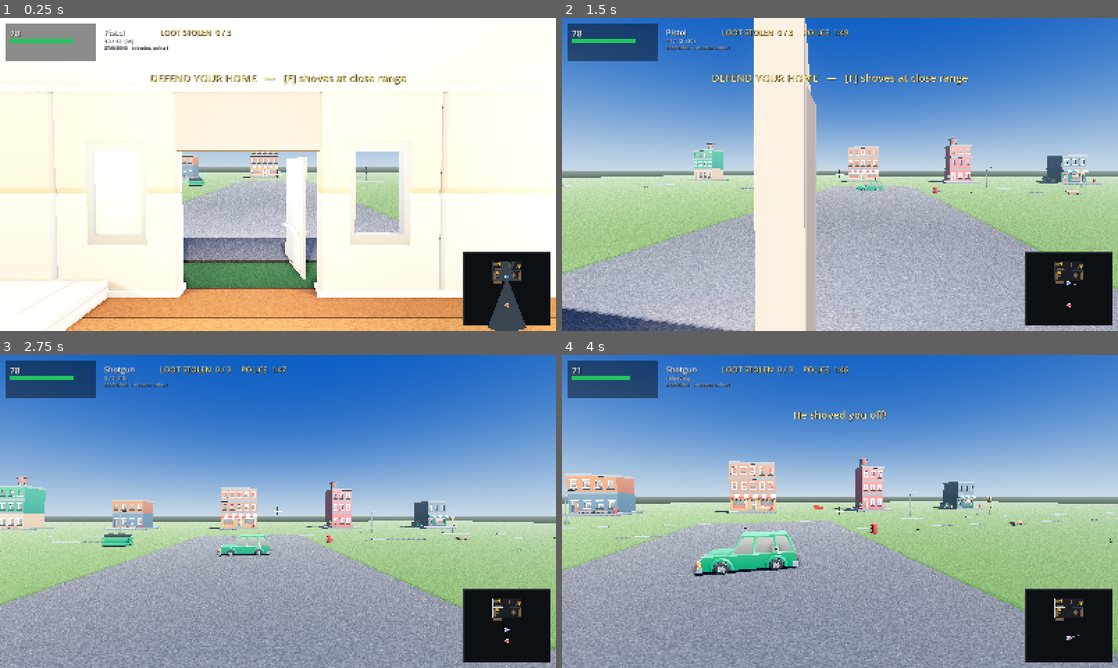
Above: before the commit, frames 1-4 (two rows, left to right).
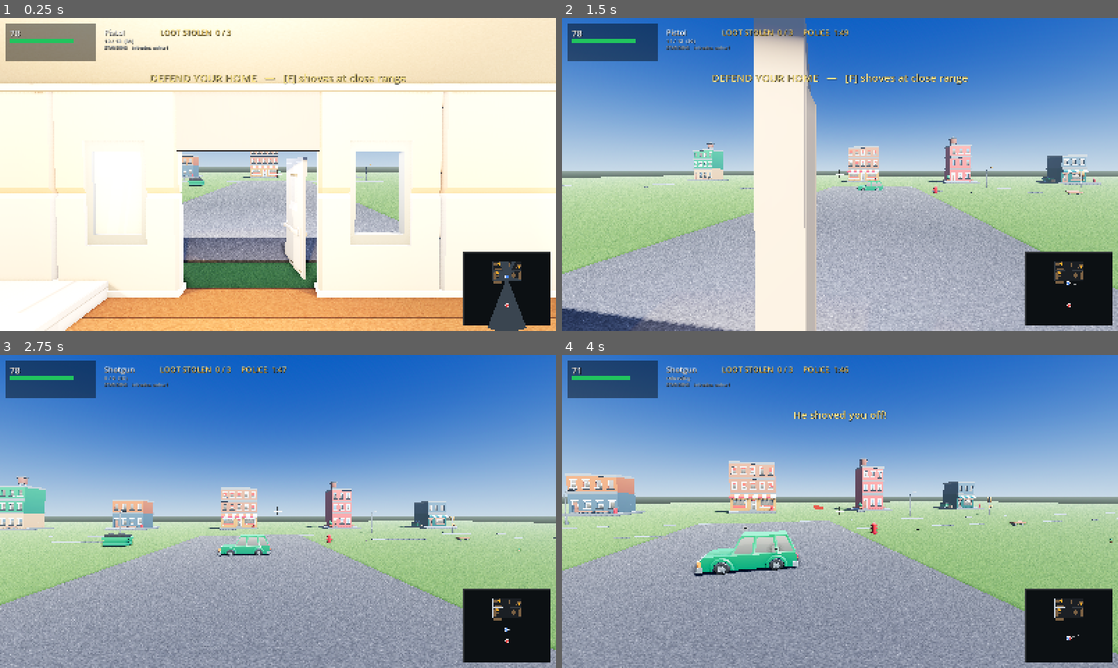
Above: after the commit, the same moments.

Repository: richardbrandel/home-invasion-godot
Game: Godot game, scene res://scenes/main.tscn
The game is run twice, just before and just after one commit, with the same random seed, the same clock (stepped at 60 frames per second) and the same inputs.
Inputs (mouse positions are in pixels of both pictures, inside the frame that each line leads up to):
- Up to frame 1 (0.25 s): no input
- Up to frame 2 (1.5 s): tap Enter at 0.5, 0.6 s; move the mouse to (867, 174) at 0.52 s; hold W from 0.53 s (still down); click (867, 174) at 0.67 s; move the mouse to (812, 174) at 1.27 s; tap 1 at 1.35 s
- Up to frame 3 (2.75 s): keep holding W; move the mouse to (289, 505) at 2.02 s; tap 2 at 2.1 s
- Up to frame 4 (4 s): keep holding W; move the mouse to (834, 517) at 2.77 s; tap F at 2.85 s; click (834, 517) at 2.92 s; move the mouse to (878, 514) at 3.52 s; tap R at 3.6 s

The runs differ from the first frame. In frame 1, 19% of the frame differs, in the area x 0-100%, y 0-93%; in frame 2, 1.1%; in frame 3, less than 0.1%; in frame 4, nothing differs.

Commit message:
Light the rooms from the new ceiling, and give the intruder some detail
Two things the 3 m ceiling broke, and Richard's item 24.

- Every interior practical was at y = 2.0 or 1.9 because that WAS the ceiling. At
  3.0 they hung nine-tenths of a metre below their own light fitting with the light
  visibly coming from nowhere. Raised to 2.7-2.8. The floor lamp goes the other
  way: it was 0.9 m from a wall with energy 5.0 and range 4.5, which is the patch of
  blown-out plaster in the living room. Now energy 3.0, range 3.4.

- The intruder's body multiplier was 0.24, dark enough that every tonal boundary in
  the character's own texture vanished and he rendered as a flat silhouette. It
  MULTIPLIES that texture rather than replacing it, so the detail was always there
  to recover -- lifted to 0.34. The kit pieces are now deliberately different tones
  from each other (grey beanie, near-black gloves, olive canvas bag) instead of one
  near-black for all three, which is what made him read as a single shape.

Deliberately NOT lifted further: the mesh is a shirtless man on a skin texture, so
past about 0.45 the torso reads as bare skin instead of clothing.

Heist 7/7, wallshot clean, 91 + 41 tests pass.

Diff:
--- a/scripts/actor.gd
+++ b/scripts/actor.gd
@@ -536,22 +536,33 @@
 		var src := mi.get_active_material(0)
 		if src is StandardMaterial3D and mi.material_override == null:
 			var dup := (src as StandardMaterial3D).duplicate() as StandardMaterial3D
-			dup.albedo_color = dup.albedo_color * Color(0.24, 0.25, 0.30)
+			# 0.24 was so dark that every tonal boundary in the character's own texture
+			# vanished and he rendered as a flat silhouette. Richard: "the thief is all
+			# black, we need some detail." This MULTIPLIES the existing texture rather than
+			# replacing it, so the detail was always there to recover — it just needed
+			# lifting above the point where the tonemapper crushes it to black.
+			dup.albedo_color = dup.albedo_color * Color(0.34, 0.35, 0.41)
 			mi.material_override = dup
 
-	var dark := StandardMaterial3D.new()
-	dark.albedo_color = Color(0.045, 0.048, 0.060)
-	dark.roughness = 0.88
+	# Kit pieces are deliberately DIFFERENT tones from each other and from the body. A single
+	# near-black for all of them is what made him read as one shape.
+	var hat := StandardMaterial3D.new()
+	hat.albedo_color = Color(0.150, 0.152, 0.175)
+	hat.roughness = 0.94
+	var glove := StandardMaterial3D.new()
+	glove.albedo_color = Color(0.070, 0.071, 0.082)
+	glove.roughness = 0.80
 	var cloth := StandardMaterial3D.new()
-	cloth.albedo_color = Color(0.085, 0.092, 0.115)
-	cloth.roughness = 0.96
-
-	_beanie = _part(kit_root, _cyl(0.098, 0.082, 0.105), Vector3.ZERO, dark)
+	# a worn olive canvas, so the bag is legible against him and against the world
+	cloth.albedo_color = Color(0.215, 0.205, 0.155)
+	cloth.roughness = 0.97
+
+	_beanie = _part(kit_root, _cyl(0.098, 0.082, 0.105), Vector3.ZERO, hat)
 	_beanie.name = "Beanie"
 	_bag = _part(kit_root, _box(0.28, 0.32, 0.13), Vector3.ZERO, cloth)
 	_bag.name = "Holdall"
 	for i in 2:
-		var g := _part(kit_root, _box(0.082, 0.098, 0.150), Vector3.ZERO, dark)
+		var g := _part(kit_root, _box(0.082, 0.098, 0.150), Vector3.ZERO, glove)
 		g.name = "Glove%d" % i
 		_gloves.append(g)
 
--- a/scripts/game.gd
+++ b/scripts/game.gd
@@ -397,14 +397,19 @@
 	# --- warm interior practicals. These do the real work: strong, local, with
 	#     real falloff, so the rooms read as pools of light in a dark house.
 	var warm := Color(1.0, 0.78, 0.50)
+	# Heights are just under the CEILING FITTINGS, which House places at WALL_TARGET_H.
+	# These used to sit at 2.0 and 1.9 because that WAS the ceiling; raising it to 3.0 left
+	# every practical hanging in mid-air nine-tenths of a metre below its own light fitting,
+	# with the light visibly coming from nowhere.
 	var practicals := [
-		[Vector3(-5.4, 2.0, -11.0), 9.0, 9.0],   # living room
-		[Vector3(-6.9, 1.5, -9.7),  5.0, 4.5],   # the floor lamp
-		[Vector3( 5.8, 2.0, -11.0), 8.0, 9.0],   # kitchen
-		[Vector3( 0.0, 2.0, -11.0), 6.0, 7.0],   # front hall
-		[Vector3( 0.0, 2.0, -14.4), 5.0, 5.0],   # the interior opening
-		[Vector3(-5.5, 1.9, -17.0), 6.0, 8.0],   # bedroom
-		[Vector3( 5.5, 1.9, -17.0), 6.0, 8.0],   # study
+		[Vector3(-5.4, 2.80, -11.0), 10.0, 9.5],  # living room
+		[Vector3(-6.9, 1.55, -9.7),   3.0, 3.4],  # the floor lamp: tightly wound so it lights
+		                                          # its corner instead of blasting the wall
+		[Vector3( 5.8, 2.80, -11.0),  9.0, 9.5],  # kitchen
+		[Vector3( 0.0, 2.80, -11.0),  7.0, 7.5],  # front hall
+		[Vector3( 0.0, 2.80, -14.4),  6.0, 5.5],  # the interior opening
+		[Vector3(-5.5, 2.70, -17.0),  7.0, 8.5],  # bedroom
+		[Vector3( 5.5, 2.70, -17.0),  7.0, 8.5],  # study
 	]
 	for spec in practicals:
 		var l := OmniLight3D.new()
@@ -419,7 +424,7 @@
 
 	# a cold spill on the driveway so the van area is not pitch black
 	var porch := OmniLight3D.new()
-	porch.position = Vector3(0, 2.2, -7.0)
+	porch.position = Vector3(0, 3.0, -7.0)
 	porch.light_color = Color(0.75, 0.82, 1.0)
 	porch.light_energy = 3.5
 	porch.omni_range = 8.0
